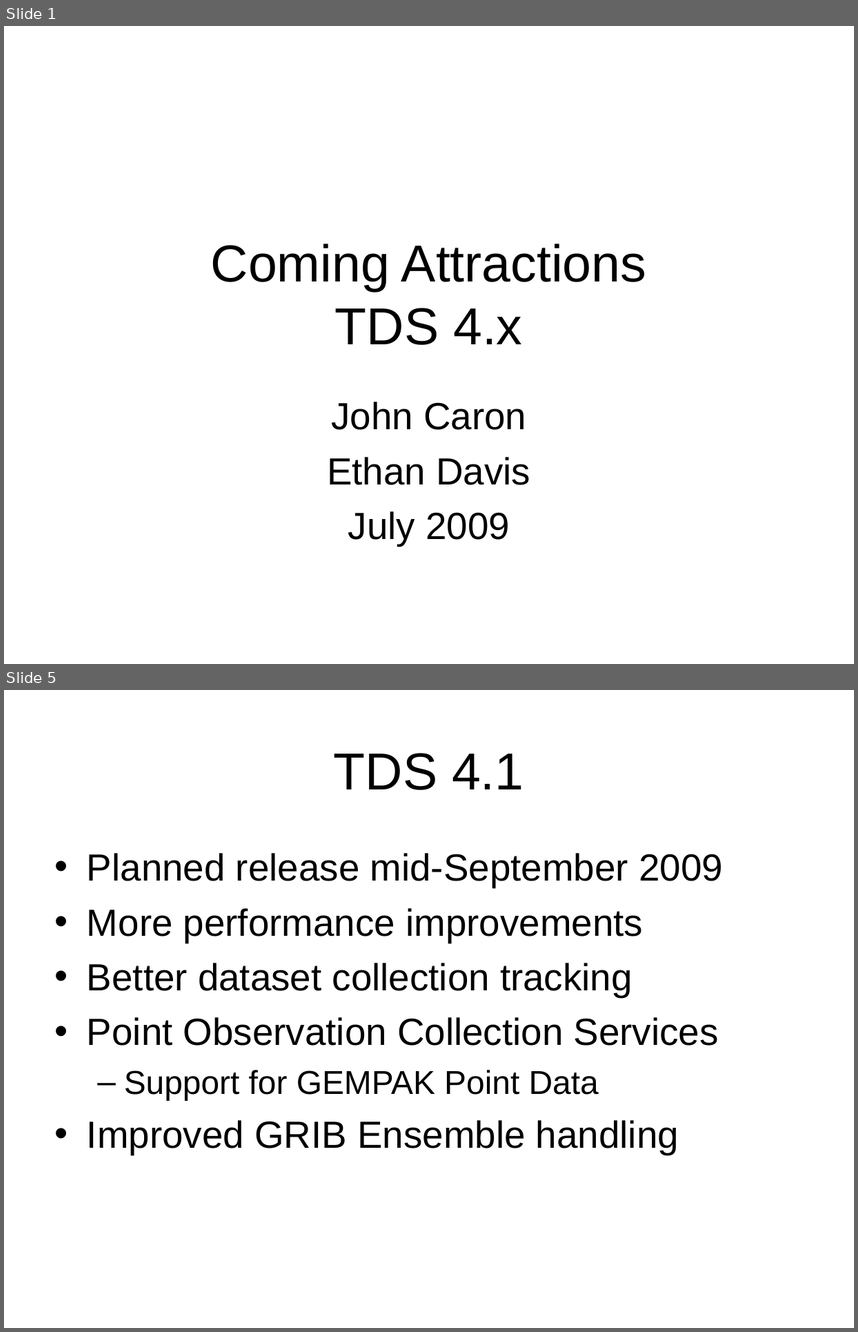
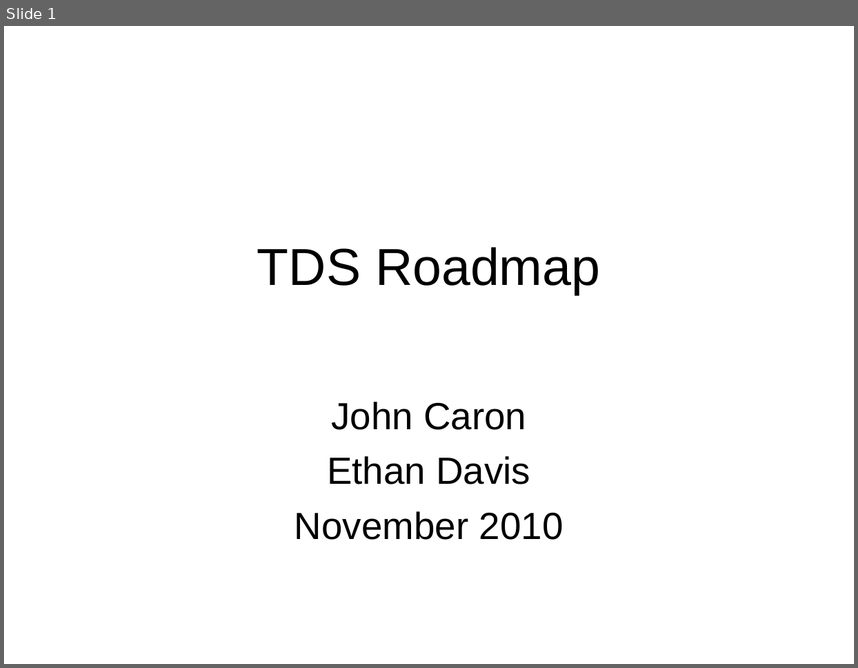
Before and after one commit to ooici-eoi/THREDDS, a slide deck: docs/web/thredds/tech/tds4.2/tutorial/TDS_Plans.ppt. Shown one above the other, each under a label of ours: slides 1 and 5 before the commit, slide 1 after it; the slides between them are not shown. The pictures are 858x1332 and 858x668 pixels, drawn with LibreOffice and Linux fonts; fonts in the diff are those of the drawing; background and template pictures are left out. Boxes give left, top, right and bottom in pixels: in the first picture for what was removed or moved away, otherwise in the second. Text is boxed around its words. In the diff, an @@ line names an element or a change of style, - is before the commit and + after.

```diff
--- a/docs/web/thredds/tech/tds4.2/tutorial/TDS_Plans.ppt
+++ b/docs/web/thredds/tech/tds4.2/tutorial/TDS_Plans.ppt
@@ slide 5 removed at bbox=[4, 690, 854, 1328], background picture (left out) @@
@@ title removed at bbox=[334, 753, 524, 790] @@
-TDS 4.1
@@ text removed at bbox=[87, 853, 723, 1154] @@
-• Planned release mid-September 2009
-• More performance improvements
-• Better dataset collection tracking
-• Point Observation Collection Services
-  – Support for GEMPAK Point Data
-• Improved GRIB Ensemble handling
@@ slide 1 changed as well @@
@@ title at bbox=[257, 247, 600, 294]: text changed @@
-Coming Attractions
-TDS 4.x
+TDS Roadmap
@@ subtitle at bbox=[294, 511, 564, 539]: text changed @@
-July 2009
+November 2010
```
Also in this commit, not shown: 2 other slides changed, 1 slide added, 3 other slides removed.
